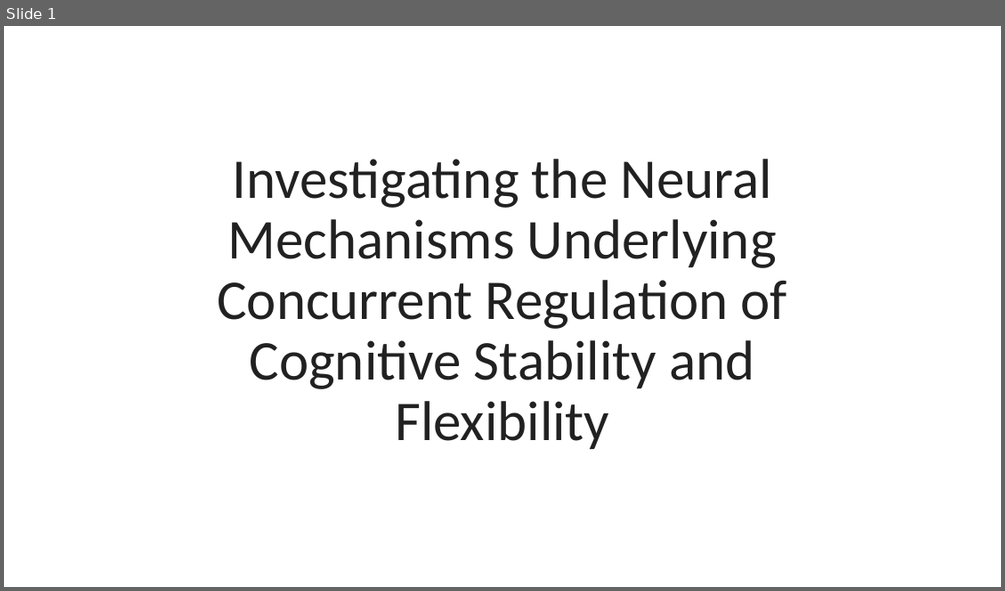
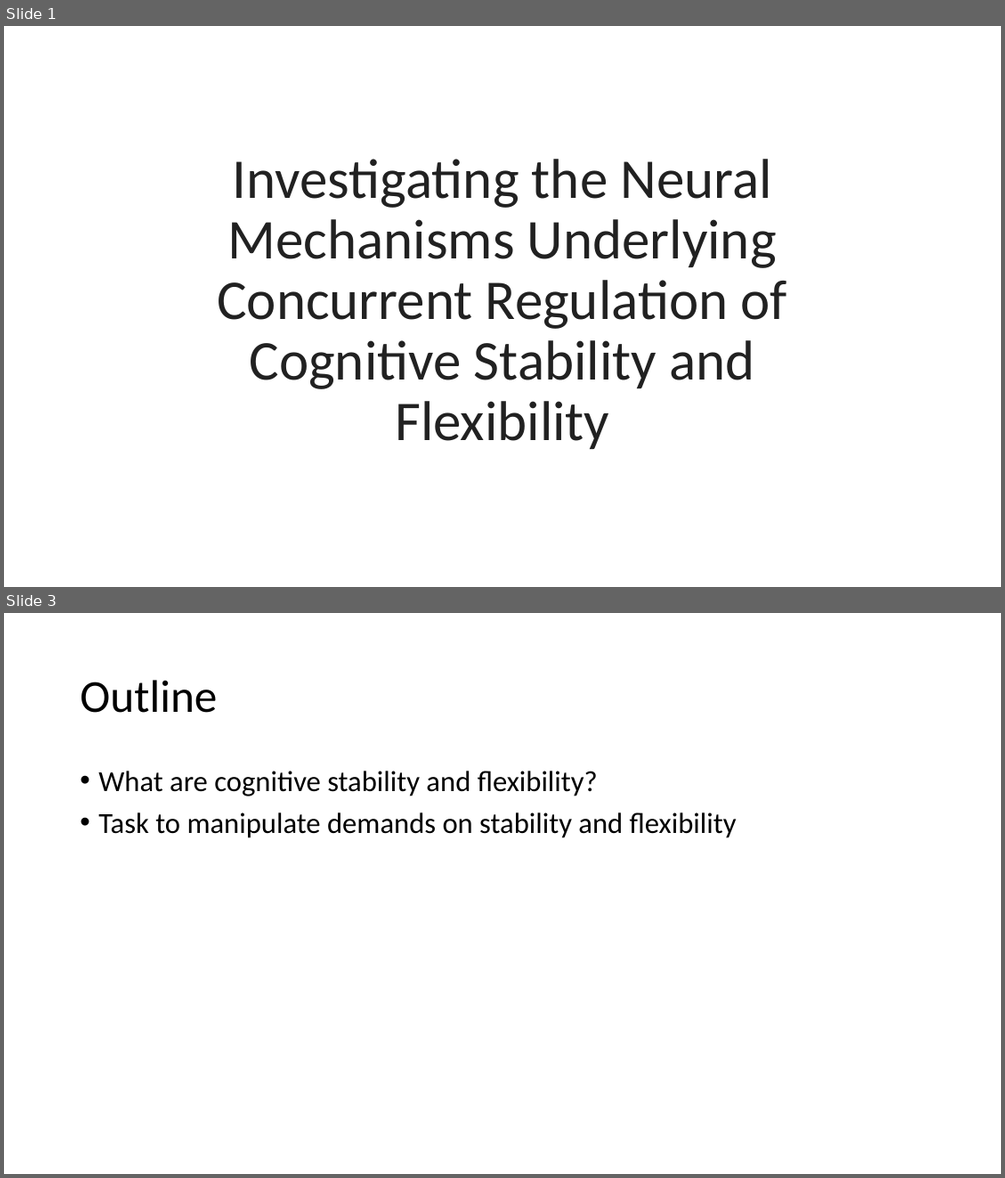
Before and after one commit to jimzhang629/third_year_talk, a slide deck: thirdYearTalk_JZ1.pptx. Shown one above the other, each under a label of ours: slide 1 before the commit, slides 1 and 3 after it; the slides between them are not shown. The pictures are 1005x591 and 1005x1178 pixels, drawn with LibreOffice and Linux fonts; fonts in the diff are those of the drawing. Boxes give left, top, right and bottom in pixels: in the first picture for what was removed or moved away, otherwise in the second. Text is boxed around its words. In the diff, an @@ line names an element or a change of style, - is before the commit and + after.

```diff
--- a/thirdYearTalk_JZ1.pptx
+++ b/thirdYearTalk_JZ1.pptx
@@ slide 3 added at [4,613,1001,1174], background #FFFFFF @@
@@ title added at [80,680,217,713], 44 pt, text #000000 @@
+Outline
@@ text added at [98,771,736,838], 28 pt, text #000000 @@
+• What are cognitive stability and flexibility?
+• Task to manipulate demands on stability and flexibility
```
Also in this commit, not shown: 5 slides changed, 8 other slides added, 2 slides removed.
